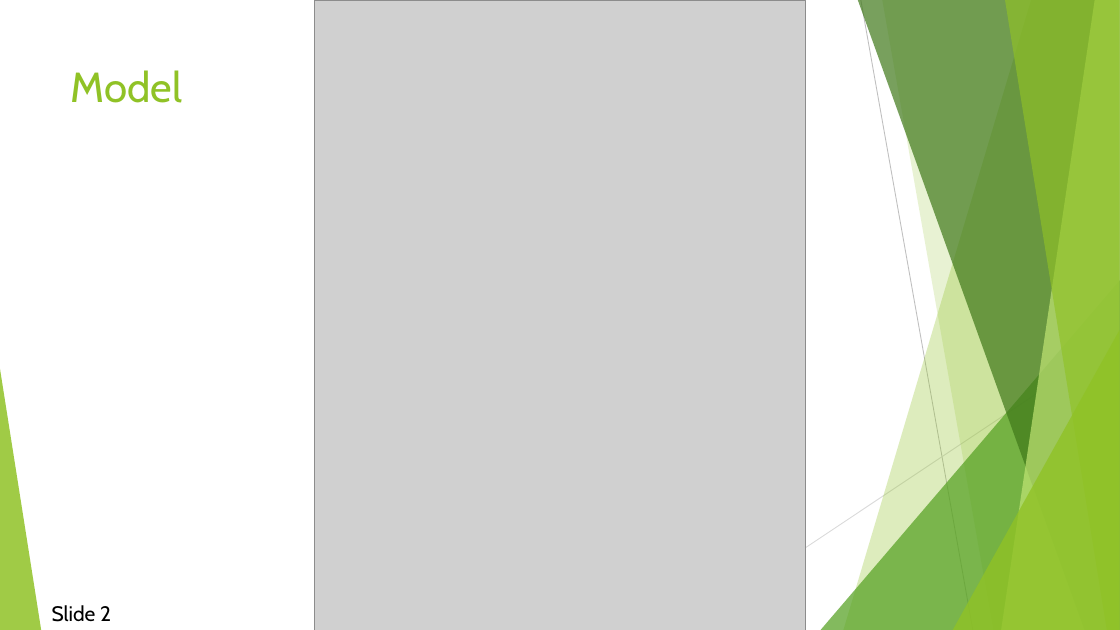
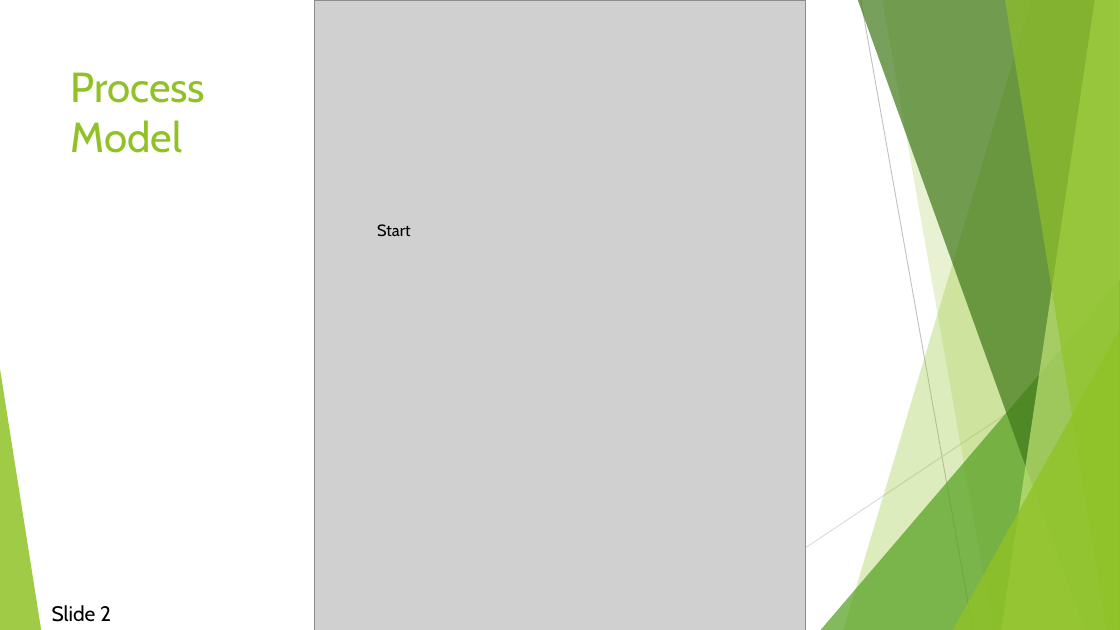
Before and after one commit to djcindric/Pathfinder-Player-Tool, a slide deck: slide 2 of Documentation/Demo 2.pptx. Drawn at 1120x630 pixels with LibreOffice and Linux fonts; fonts in the diff are those of the drawing; grey boxes stand for pictures. Boxes give left, top, right and bottom in pixels: in the first picture for what was removed or moved away, otherwise in the second. Text is boxed around its words. In the diff, an @@ line names an element or a change of style, - is before the commit and + after.

```diff
--- a/Documentation/Demo 2.pptx
+++ b/Documentation/Demo 2.pptx
@@ title at [71,72,206,153]: text changed @@
-Model
+Process
+Model
@@ text added at [377,224,410,237], 14 pt, text #000000 @@
+Start
```
Also in this commit, not shown: 3 other slides changed, 5 slides added, 1 slide removed.
